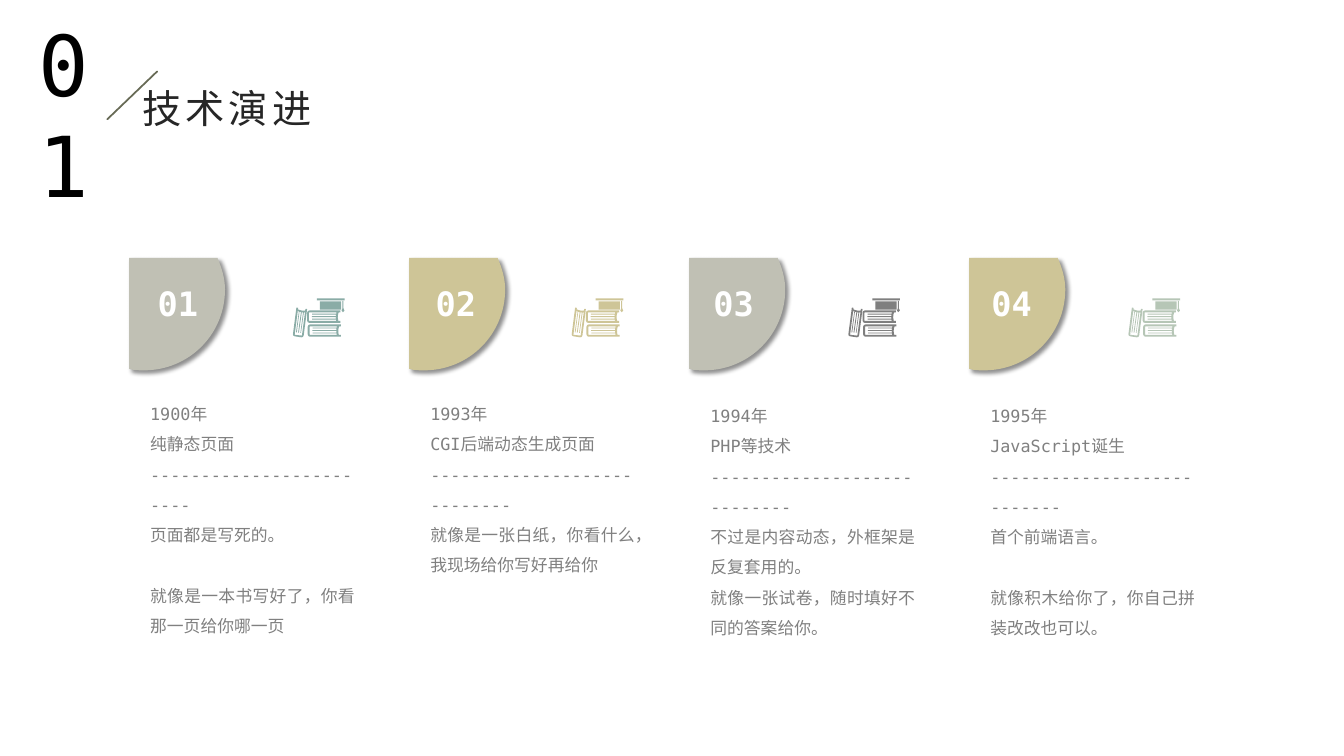
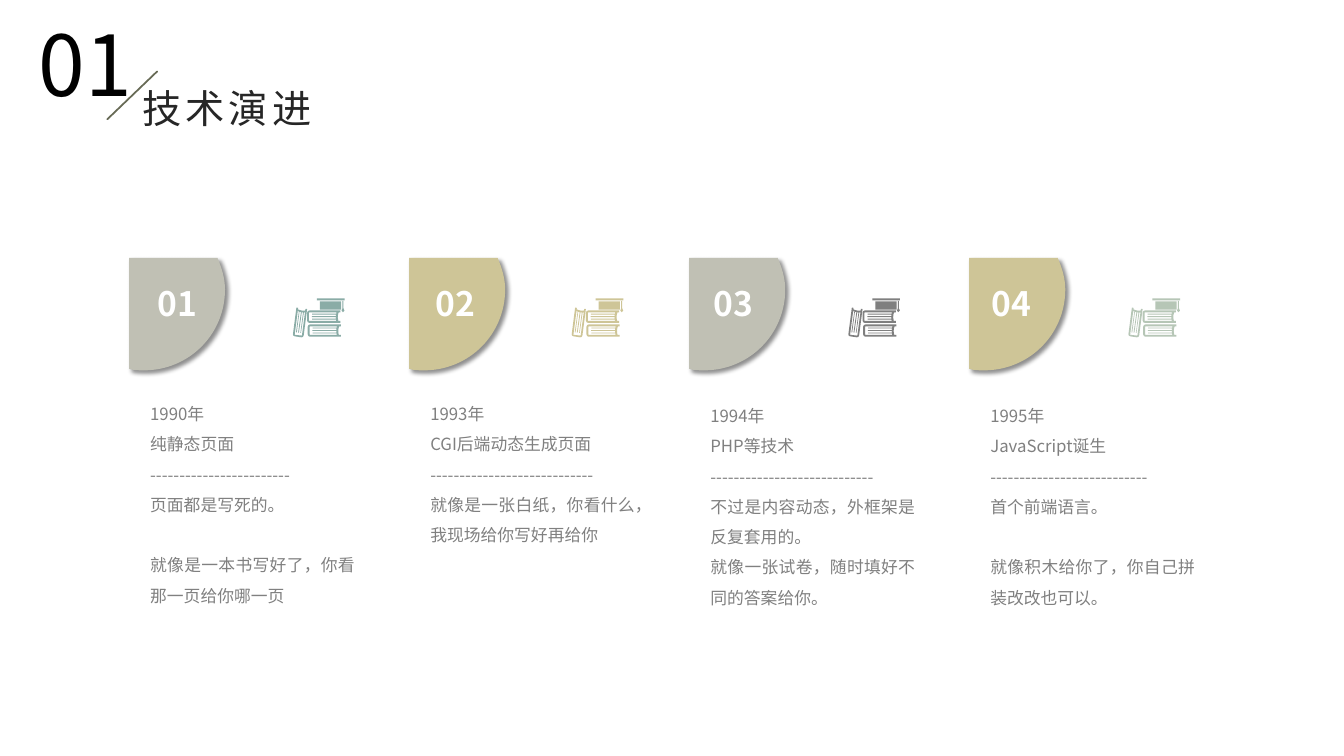
Before and after one commit to dragonyun/notebook, a slide deck: slide 8 of 前端发展史资料/前端编年史简介.pptx. Drawn at 1344x756 pixels with LibreOffice and Linux fonts; fonts in the diff are those of the drawing; background and template pictures are left out. Boxes give left, top, right and bottom in pixels: in the first picture for what was removed or moved away, otherwise in the second. Text is boxed around its words. In the diff, an @@ line names an element or a change of style, - is before the commit and + after.

```diff
--- a/前端发展史资料/前端编年史简介.pptx
+++ b/前端发展史资料/前端编年史简介.pptx
@@ font DejaVu Sans Mono to Noto Sans CJK JP in 8 elements at bbox=[158, 291, 198, 316], bbox=[436, 291, 476, 317], bbox=[430, 406, 651, 543], bbox=[713, 291, 753, 316], bbox=[710, 408, 915, 606], bbox=[991, 291, 1031, 317], bbox=[990, 408, 1195, 605], bbox=[38, 33, 131, 117] @@
@@ text at bbox=[150, 406, 204, 422]: text changed; font DejaVu Sans Mono to Noto Sans CJK JP @@
-1900年
+1990年
@@ text at bbox=[150, 436, 355, 604]: font DejaVu Sans Mono to Noto Sans CJK JP @@
```
Also in this commit, not shown: 26 other slides changed, 2 slides added, 8 slides removed, 1 other file.
